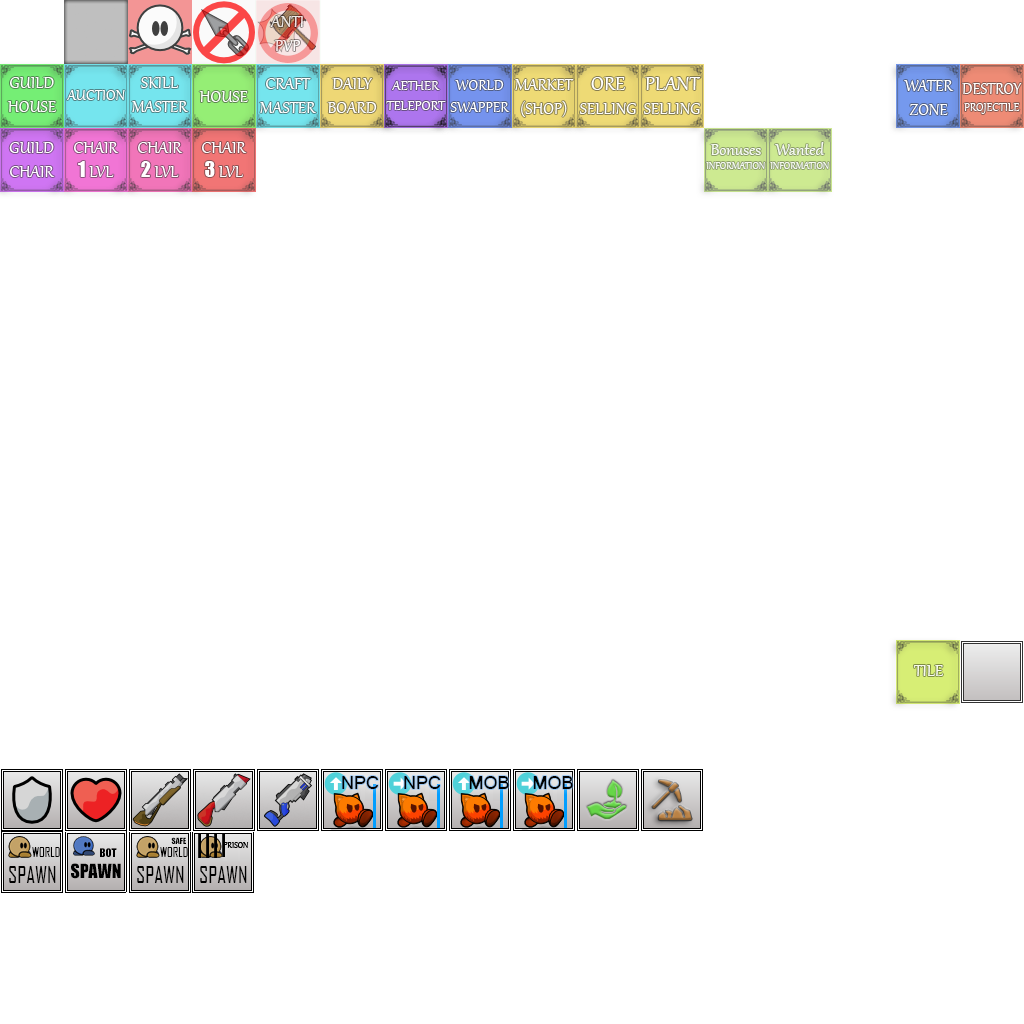
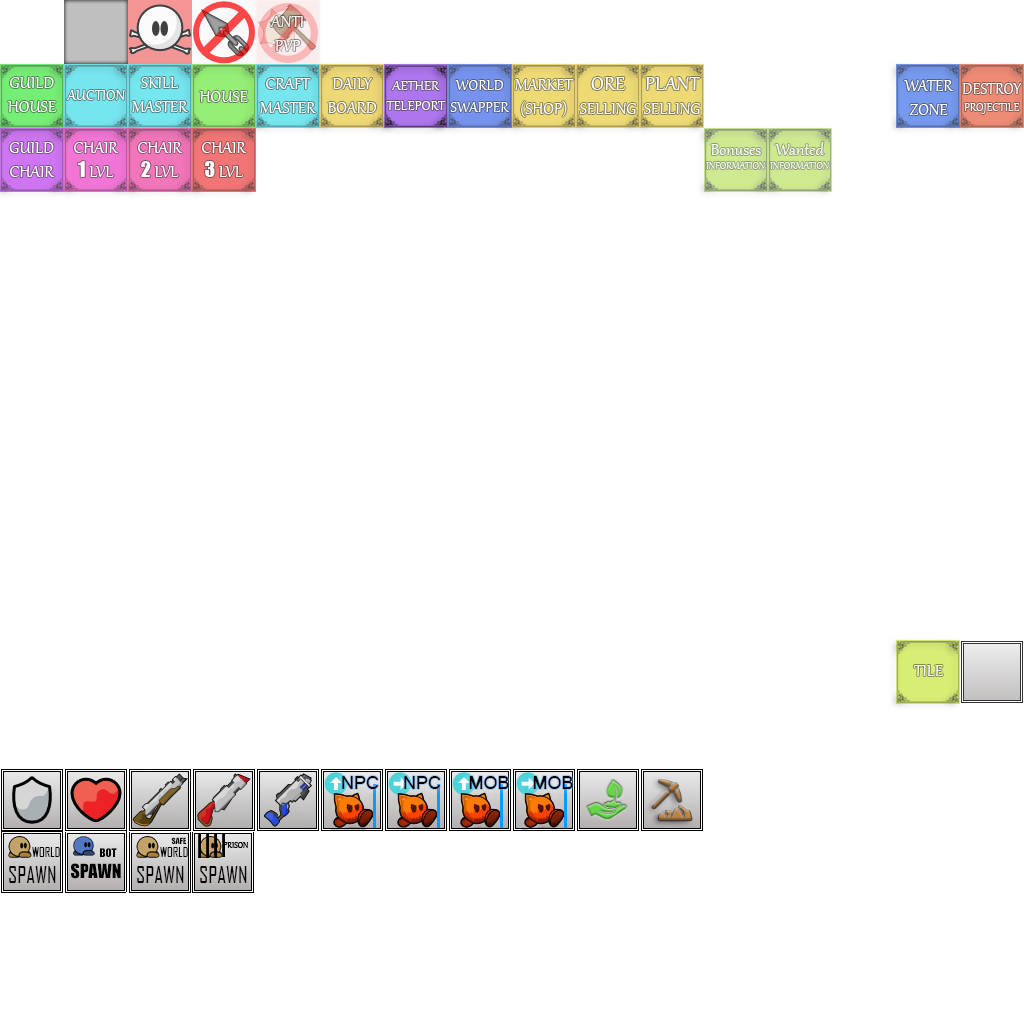
Before/after of a 1024 x 1024 layered artwork. What changed in the layer stack:
"anti-pvp": opacity 100% → 70% over [256, 0, 320, 64]
